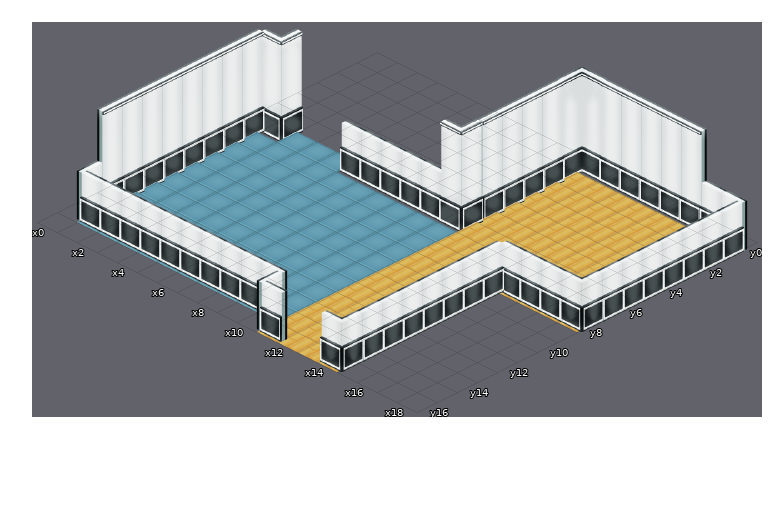
One commit to this Tiled map: src/assets/office.tmx. The picture above was drawn from the file before the commit.
Cells are 64x32 px. Isometric: x runs down to the right, y down to the left. Shown: x 0..18, y 0..16.
After:
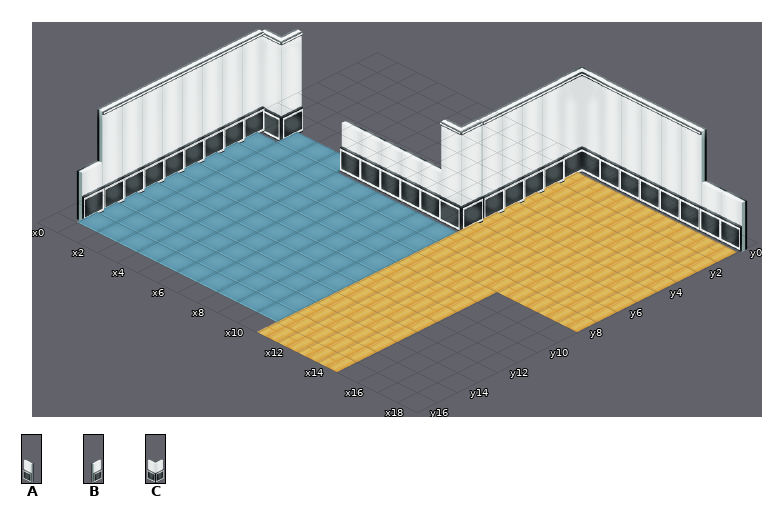
Key: from "walls_003": A 6, B 6 flipped left-right, C 7.
_ is an empty cell.
Edits made:
{"where": "layer \"foreground\" (now hidden)"}
{"y":1,"x":18,"old":"B","new":"_"}
{"y":2,"x":18,"old":"B","new":"_"}
{"y":3,"x":18,"old":"B","new":"_"}
{"y":4,"x":18,"old":"B","new":"_"}
{"y":5,"x":18,"old":"B","new":"_"}
{"y":6,"x":18,"old":"B","new":"_"}
{"y":7,"x":18,"old":"B","new":"_"}
{"y":8,"x":15,"old":"AAAC","new":"____"}
{"y":9,"x":14,"old":"B","new":"_"}
{"y":10,"x":14,"old":"B","new":"_"}
{"y":11,"x":14,"old":"B","new":"_"}
{"y":12,"x":14,"old":"B","new":"_"}
{"y":13,"x":14,"old":"B","new":"_"}
{"y":14,"x":14,"old":"B","new":"_"}
{"y":15,"x":1,"old":"AAAAAAAAAA","new":"__________"}
{"y":15,"x":14,"old":"B","new":"_"}
{"y":16,"x":10,"old":"BA","new":"__"}
{"y":16,"x":14,"old":"C","new":"_"}
